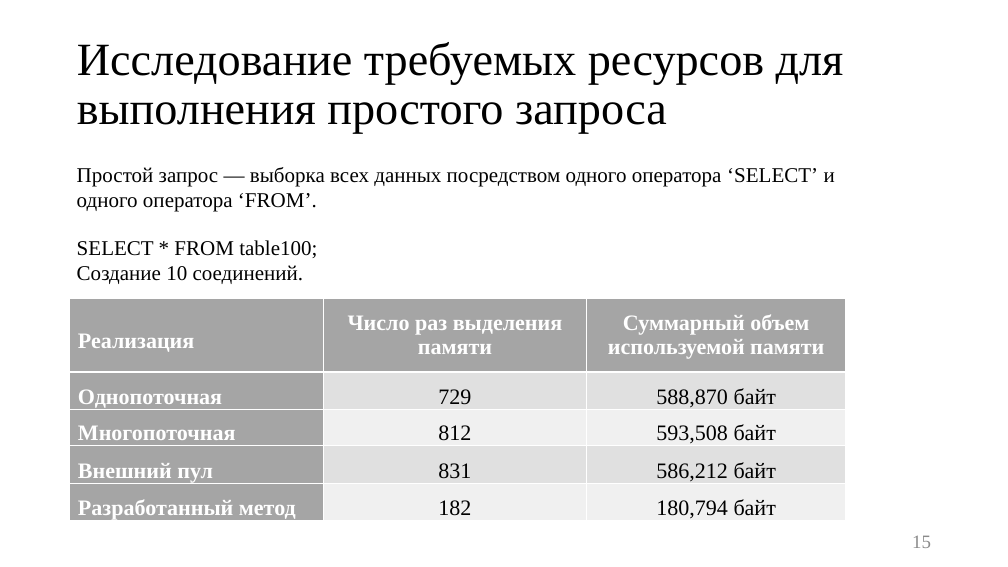
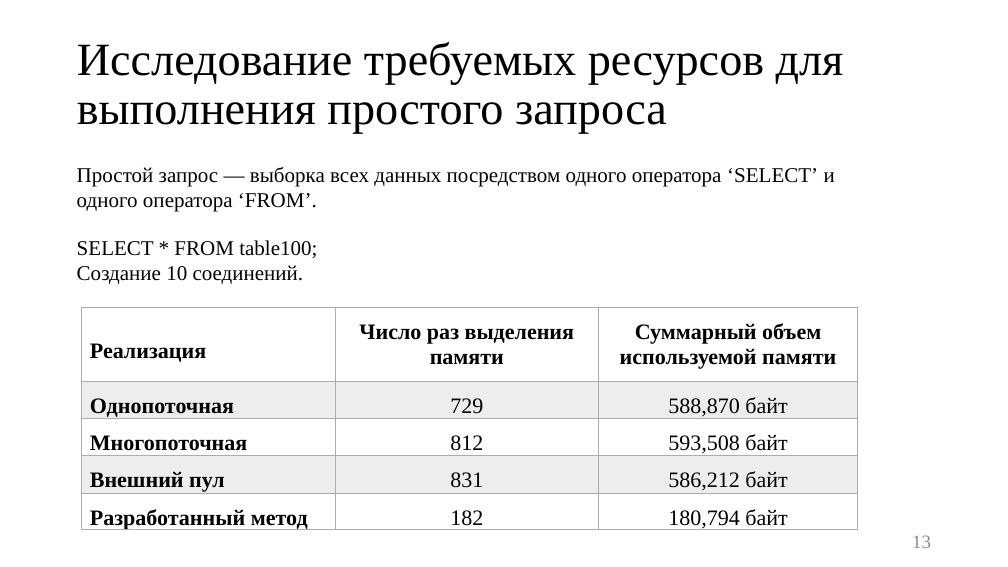
Before and after one commit to platosha-git/Diplom-theory, a slide deck: slide 13 of Презентация.pptx (slide 15 before the commit). Drawn at 1008x567 pixels with LibreOffice and Linux fonts; fonts in the diff are those of the drawing. Boxes give left, top, right and bottom in pixels: in the first picture for what was removed or moved away, otherwise in the second. Text is boxed around its words. In the diff, an @@ line names an element or a change of style, - is before the commit and + after.

```diff
--- a/Презентация.pptx
+++ b/Презентация.pptx
@@ table at (x1=81, y1=308, x2=858, y2=533) @@
@@ fill #A5A5A5 to none in 5 cells @@
@@ fill #A5A5A5 to #A5A5A5 at 20% opacity in 2 cells @@
@@ fill #E1E1E1 to #A5A5A5 at 20% opacity in 4 cells @@
@@ fill #F0F0F0 to none in 4 cells @@
@@ text colour #FFFFFF to #000000 in "Реализация", "Число раз выделения памяти", "Суммарный объем используемой памяти", "Однопоточная" and 3 more places @@
@@ borders changed @@
@@ table moved from (x1=70, y1=298, x2=846, y2=524) to (x1=81, y1=308, x2=858, y2=533) @@
@@ page number at (x1=912, y1=535, x2=931, y2=548): text changed @@
-15
+13
```
Also in this commit, not shown: 8 other slides changed, 2 slides removed, 6 other files.
